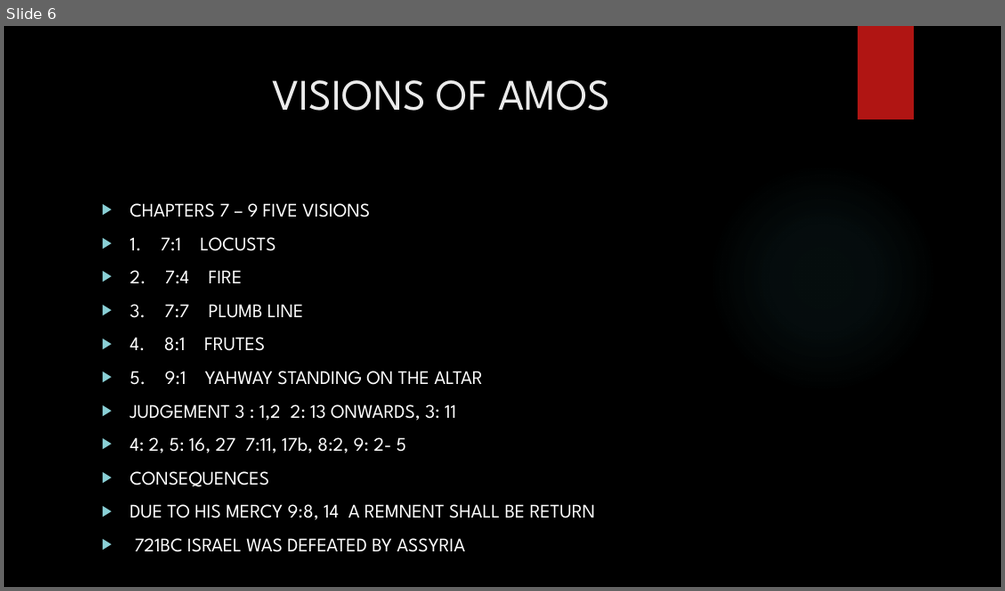
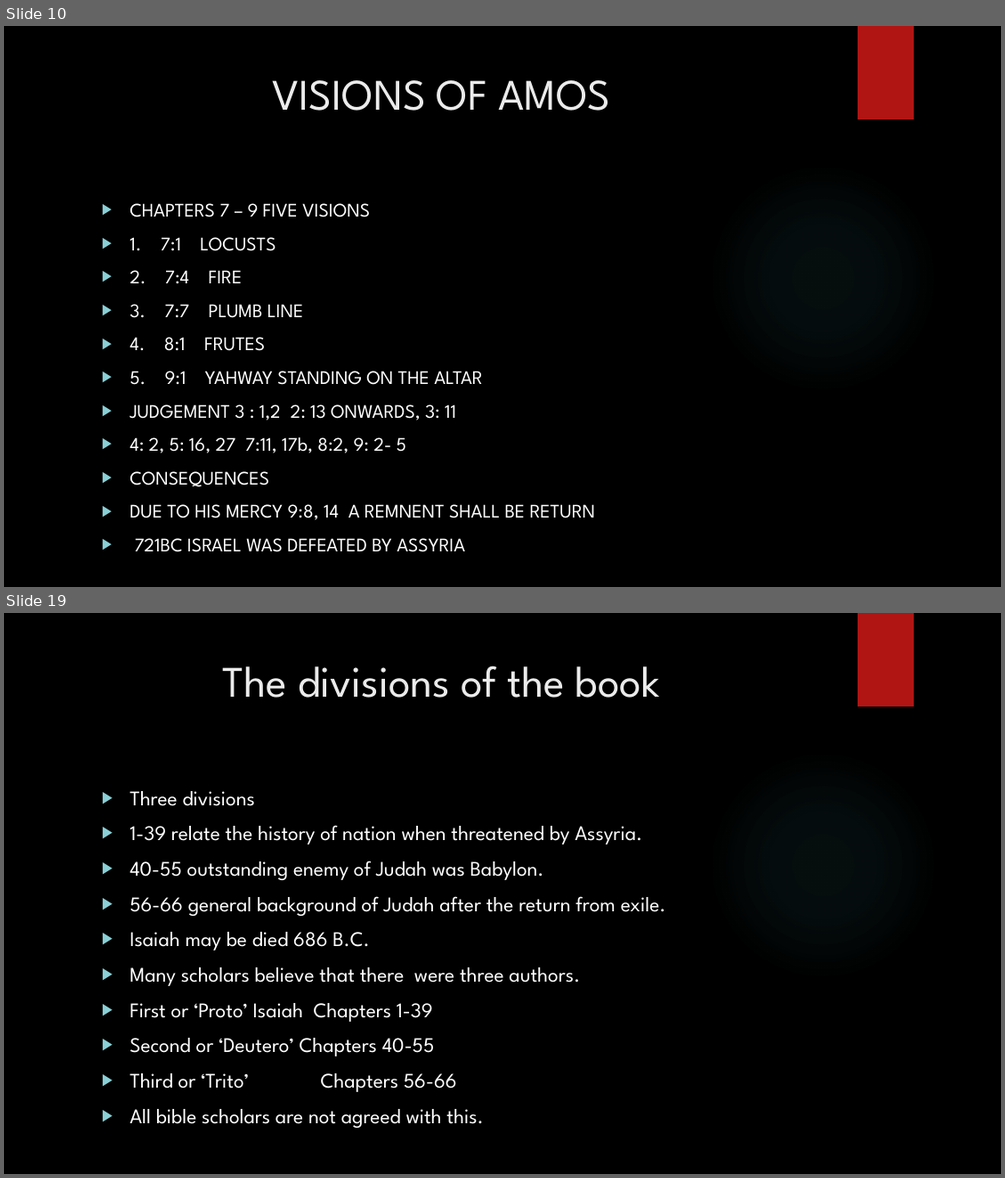
Before and after one commit to Seffin/Daddy-File, a slide deck: ZBC/THE PROPHETS.pptx. Shown one above the other, each under a label of ours: slide 6 before the commit, slides 10 and 19 after it; the slides between them are not shown. The pictures are 1005x591 and 1005x1178 pixels, drawn with LibreOffice and Linux fonts; fonts in the diff are those of the drawing; background and template pictures are left out. Boxes give left, top, right and bottom in pixels: in the first picture for what was removed or moved away, otherwise in the second. Text is boxed around its words. In the diff, an @@ line names an element or a change of style, - is before the commit and + after.

```diff
--- a/ZBC/THE PROPHETS.pptx
+++ b/ZBC/THE PROPHETS.pptx
@@ slide 19 added at <box>4,613,1001,1174</box>, background picture (left out); not listed: 2 template elements that a slide beside it also shows @@
@@ title added at <box>223,666,660,698</box>, 42 pt, text #EBEBEB @@
+The divisions of the book
@@ text added at <box>129,791,666,1127</box>, 20 pt, text #FFFFFF @@
+▶ Three divisions
+▶ 1-39 relate the history of nation when threatened by Assyria.
+▶ 40-55 outstanding enemy of Judah was Babylon.
+▶ 56-66 general background of Judah after the return from exile.
+▶ Isaiah may be died 686 B.C.
+▶ Many scholars believe that there were three authors.
+▶ First or ‘Proto’ Isaiah Chapters 1-39
+▶ Second or ‘Deutero’ Chapters 40-55
+▶ Third or ‘Trito’ Chapters 56-66
+▶ All bible scholars are not agreed with this.
@@ what was slide 6 is now slide 10 @@
```
Also in this commit, not shown: 3 slides changed, 16 other slides added, 15 other files.
